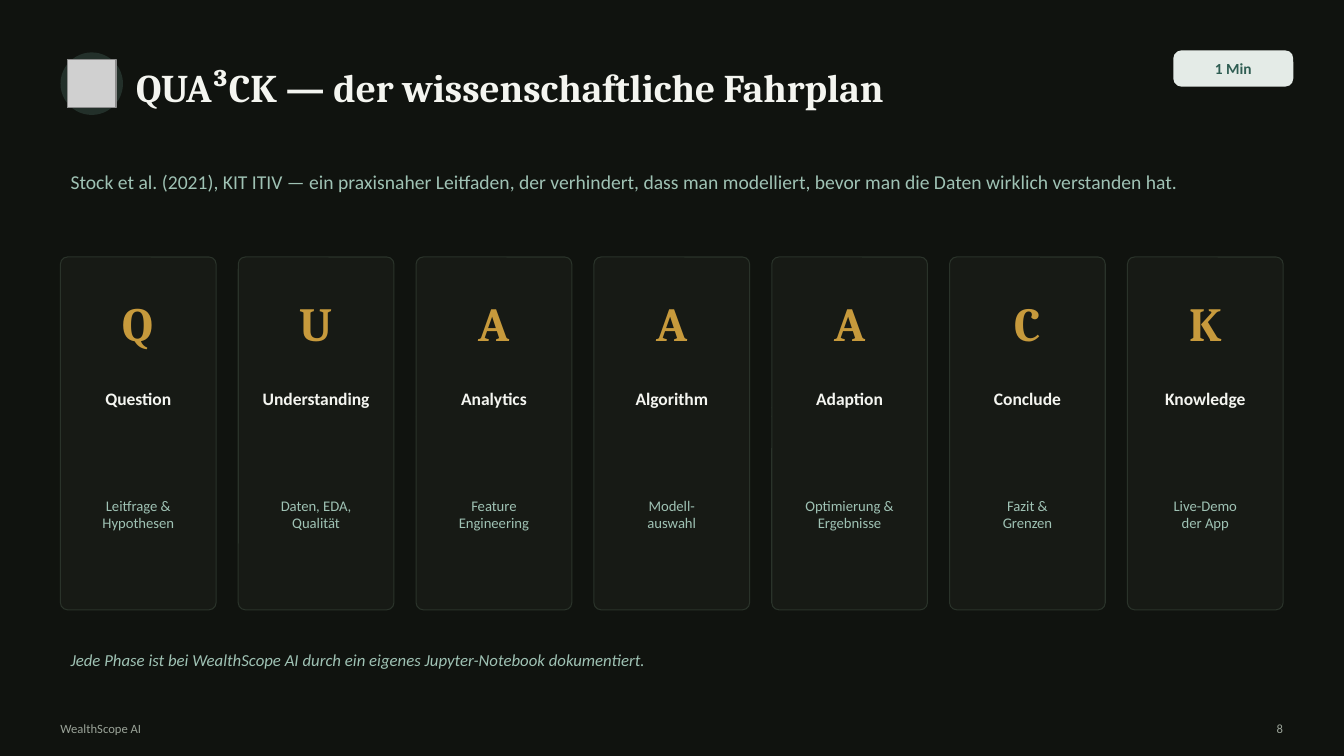
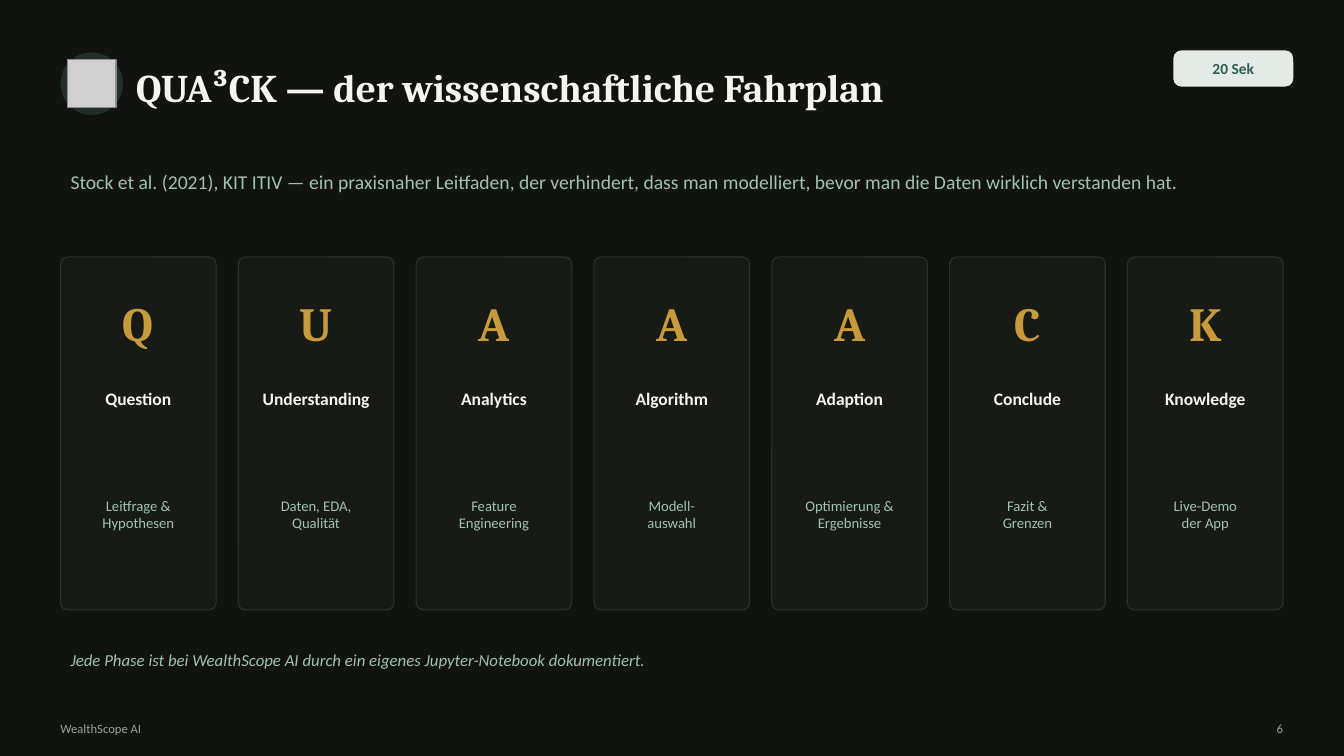
Before and after one commit to fedansoufiane-commits/forexscope-ai, a slide deck: slide 6 of Präsentation/Final/WealthScope_Praesentation_v1.0_FINAL.pptx (slide 8 before the commit). Drawn at 1344x756 pixels with LibreOffice and Linux fonts; fonts in the diff are those of the drawing; grey boxes stand for pictures. Boxes give left, top, right and bottom in pixels: in the first picture for what was removed or moved away, otherwise in the second. Text is boxed around its words. In the diff, an @@ line names an element or a change of style, - is before the commit and + after.

```diff
--- a/Präsentation/Final/WealthScope_Praesentation_v1.0_FINAL.pptx
+++ b/Präsentation/Final/WealthScope_Praesentation_v1.0_FINAL.pptx
@@ text at [1212, 63, 1254, 74]: text changed @@
-1 Min
+20 Sek
@@ text at [1277, 724, 1283, 733]: text changed @@
-8
+6
```
Also in this commit, not shown: 31 other slides changed.
